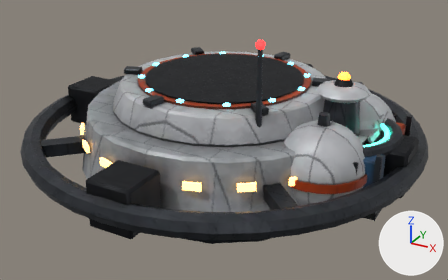
Before and after pictures for a commit that changed the glTF model public/models/station.glb.
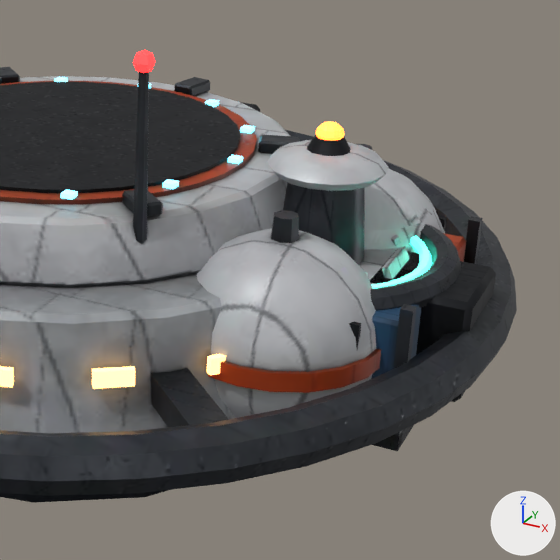
Each version appears first whole from a 50 mm lens placed at (5.82, -10.61, 5.04), pointed at (0.14, -0.27, -0.13), and next in a close-up on the part from 44% to 100% of the width and 6% to 96% of the height. Arrows for +X, +Y and +Z are at lower right; the lights stay in place. The first two pictures are the older version. Where no turn or scale is listed for an object, it has been applied to the vertices.

The first close-up shows 'CargoModuleBody', 'CoreBody', 'DrillModuleBody', 'Field', 'FuelModuleBody', 'TractorModuleBody', 'Window.017' and 11 more.
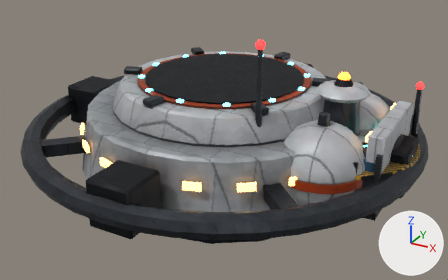
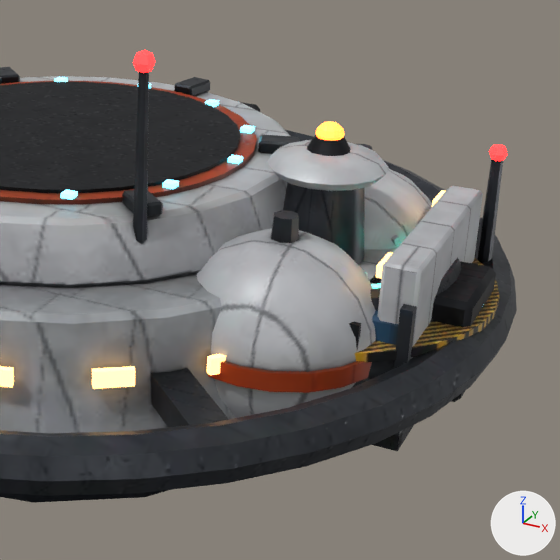
The change, as a list of edits to the scene's bpy script:
```text
Add img_station_portmodule_mr:
    img_station_portmodule_mr = load_image('station_PortModule_mr', '_unpacked/station_PortModule_mr', 256, 256, 'Non-Color')
Add img_station_portmodule_albedo:
    img_station_portmodule_albedo = load_image('station_PortModule_albedo', '_unpacked/station_PortModule_albedo', 512, 512, 'sRGB')
Add img_station_portmodule_normal:
    img_station_portmodule_normal = load_image('station_PortModule_normal', '_unpacked/station_PortModule_normal', 512, 512, 'Non-Color')
Add img_station_dronebaymodule_albedo:
    img_station_dronebaymodule_albedo = load_image('station_DroneBayModule_albedo', '_unpacked/station_DroneBayModule_albedo', 512, 512, 'sRGB')
Add img_station_dronebaymodule_normal:
    img_station_dronebaymodule_normal = load_image('station_DroneBayModule_normal', '_unpacked/station_DroneBayModule_normal', 512, 512, 'Non-Color')
Add img_station_dronebaymodule_mr:
    img_station_dronebaymodule_mr = load_image('station_DroneBayModule_mr', '_unpacked/station_DroneBayModule_mr', 256, 256, 'Non-Color')
Add mat_portmodulebody:
    mat_portmodulebody = bpy.data.materials.new('PortModuleBody')
    # uses the picture img_station_portmodule_albedo
    # uses the picture img_station_portmodule_mr
    # uses the picture img_station_portmodule_normal
Add mat_dronebaymodulebody:
    mat_dronebaymodulebody = bpy.data.materials.new('DroneBayModuleBody')
    # uses the picture img_station_dronebaymodule_albedo
    # uses the picture img_station_dronebaymodule_mr
    # uses the picture img_station_dronebaymodule_normal
Add me_portmodulebody:
    me_portmodulebody.from_pydata(...)  # 372 vertices, 652 faces; spans x -0.04..4.04, y -1.54..1.54, z -0.35..1.15
    me_portmodulebody.materials.append(mat_portmodulebody)
Add me_mastlight:
    me_mastlight.from_pydata(...)  # a UV sphere (8 segments, 4 rings, poles along z) spanning x 3.57..3.73, y 1.07..1.23, z 1.12..1.28
    me_mastlight.materials.append(mat_beaconglow)  # red #ff4040, glowing red #ff2020
Add me_flood_001:
    me_flood_001.from_pydata(...)  # a box spanning x -0.03..0.03, y -0.15..0.15, z -0.05..0.05
    me_flood_001.materials.append(mat_windowglow)  # beige #ffd9a0, glowing orange #ffc070
Add me_dronebaymodulebody:
    me_dronebaymodulebody.from_pydata(...)  # 244 vertices, 388 faces; spans x -0.04..3.6, y -1.0..1.0, z -0.36..0.9
    me_dronebaymodulebody.materials.append(mat_dronebaymodulebody)
Add ob_portmodulebody:
    ob_portmodulebody = bpy.data.objects.new('PortModuleBody', me_portmodulebody)
    ob_portmodulebody.location = (0.0, 0.0, 0.0)
Add ob_mastlight:
    ob_mastlight = bpy.data.objects.new('MastLight', me_mastlight)
    ob_mastlight.location = (0.0, 0.0, 0.0)
Add ob_flood_001:
    ob_flood_001 = bpy.data.objects.new('Flood.001', me_flood_001)
    ob_flood_001.location = (3.28, 0.8, 0.8)
Add ob_flood:
    ob_flood = bpy.data.objects.new('Flood', me_flood_001.copy())
    ob_flood.location = (3.28, -0.8, 0.8)
Add ob_dronebaymodulebody:
    ob_dronebaymodulebody = bpy.data.objects.new('DroneBayModuleBody', me_dronebaymodulebody)
    ob_dronebaymodulebody.location = (0.0, 0.0, 0.0)
```

Where the change shows, as pixel boxes [x1, y1, x2, y2] in the close-ups (560 x 560 px):
'DroneBayModuleBody', added
    after: [378, 186, 483, 358]
'PortModuleBody', added
    after: [353, 159, 503, 387]
'MastLight', added
    after: [489, 144, 508, 161]
'Flood', added
    after: [376, 252, 393, 278]
'Flood.001', added (mostly hidden)
    after: [432, 190, 445, 207]
